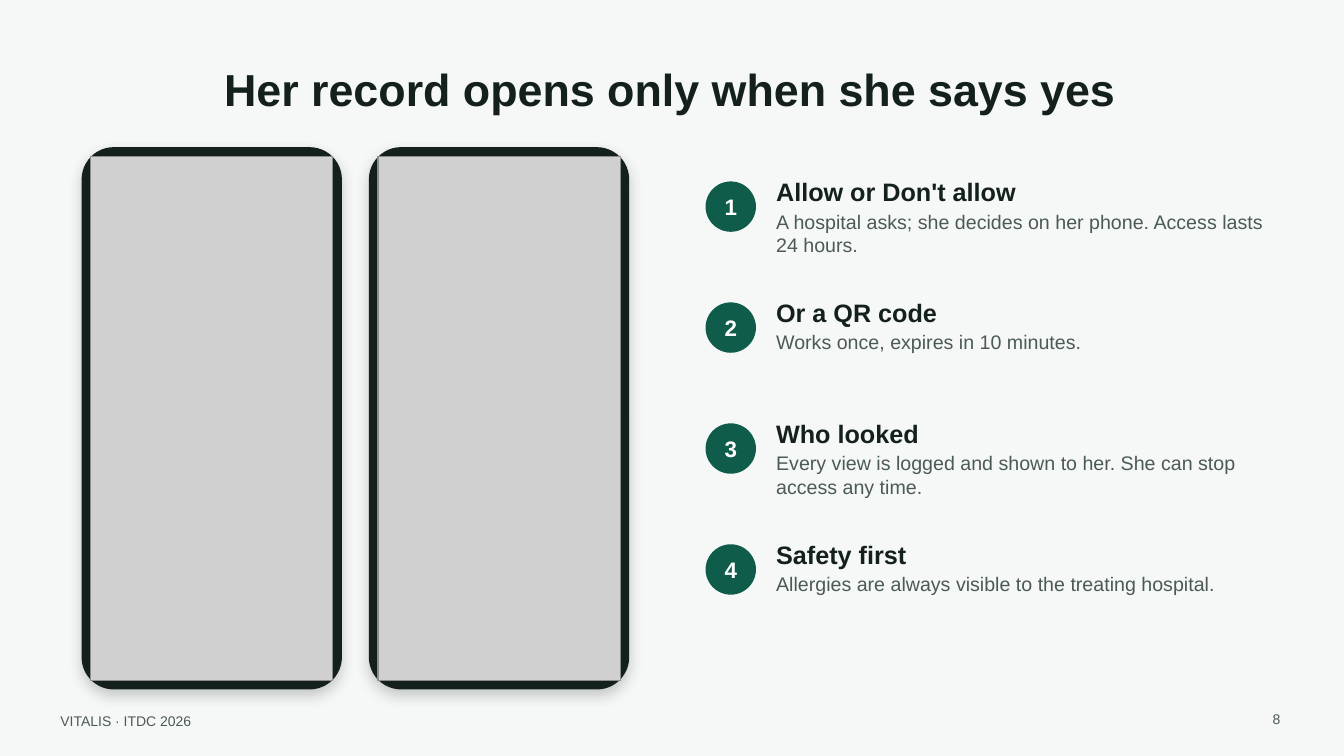
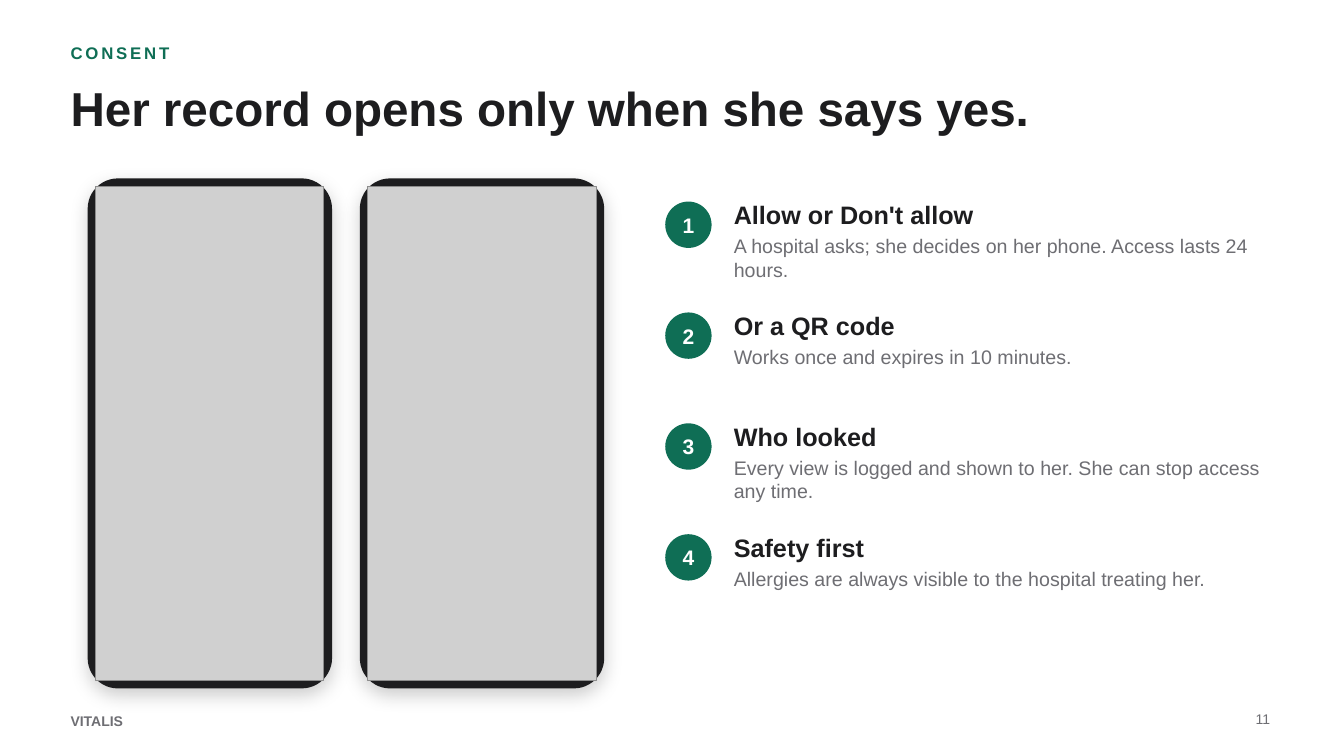
Before and after one commit to 0la-mide/vitalis, a slide deck: slide 11 of pitch/VITALIS-presentation.pptx (slide 8 before the commit). Drawn at 1344x756 pixels with LibreOffice and Linux fonts; fonts in the diff are those of the drawing; grey boxes stand for pictures. Boxes give left, top, right and bottom in pixels: in the first picture for what was removed or moved away, otherwise in the second. Text is boxed around its words. In the diff, an @@ line names an element or a change of style, - is before the commit and + after.

Commit message:
Pitch: new deck (app, people, access, availability, adoption, benefits), silent film prompt, teleprompter, NHIA one-pager
New screens for no signal, the hospital outbox, cost and coverage, the chemist's month and
patient-reported history.

```diff
--- a/pitch/VITALIS-presentation.pptx
+++ b/pitch/VITALIS-presentation.pptx
@@ background #F6F8F7 to #FFFFFF @@
@@ text added at [71, 47, 170, 59], 12 pt, text #0F6E55, bold @@
+CONSENT
@@ title "Her record opens only when ..." at [71, 91, 1028, 135]: vertical alignment middle to top @@
@@ title at [71, 91, 1028, 135]: text changed; size 32 to 34 pt; text colour #14201C to #1D1D1F @@
-Her record opens only when she says yes
+Her record opens only when she says yes.
@@ rounded rectangle: place and size @@
-rounded rectangle at [82, 147, 342, 690]
+rounded rectangle at [88, 178, 332, 689]
@@ rounded rectangle at [88, 178, 332, 689]: fill #14201C to #1D1D1F; shadow changed @@
@@ rounded rectangle at [360, 178, 604, 689]: fill #14201C to #1D1D1F; shadow changed @@
@@ rounded rectangle: place and size @@
-rounded rectangle at [369, 147, 629, 690]
+rounded rectangle at [360, 178, 604, 689]
@@ picture: place and size @@
-picture at [91, 156, 333, 681]
+picture at [96, 187, 324, 681]
@@ picture: place and size @@
-picture at [378, 156, 620, 681]
+picture at [368, 187, 596, 681]
@@ size 16 to 15 pt in 4 elements at [683, 439, 695, 455], [683, 329, 695, 344], [683, 550, 695, 565], [683, 218, 695, 233] @@
@@ text "1": place and size @@
-text "1" at [725, 199, 737, 215]
+text "1" at [683, 218, 695, 233]
@@ fill #0F5C4A to #0F6E55 in 4 elements at [665, 423, 712, 470], [665, 313, 712, 359], [665, 534, 712, 581], [665, 202, 712, 248] @@
@@ ellipse: place and size @@
-ellipse at [706, 181, 756, 232]
+ellipse at [665, 202, 712, 248]
@@ text "Allow or Don't allow": place and size @@
-text "Allow or Don't allow" at [776, 182, 1262, 252]
+text "Allow or Don't allow" at [734, 205, 1248, 277]
@@ text "Allow or Don't allow" at [734, 205, 1248, 277]: text colour #14201C to #1D1D1F in "Allow or Don't allow"; text colour #4B5A55 to #6E6E73 in "A hospital asks; she decides on her ..."; more space between paragraphs @@
@@ text "2": place and size @@
-text "2" at [725, 320, 737, 336]
+text "2" at [683, 329, 695, 344]
@@ ellipse: place and size @@
-ellipse at [706, 302, 756, 353]
+ellipse at [665, 313, 712, 359]
@@ text at [734, 316, 895, 340]: text colour #14201C to #1D1D1F in "Or a QR code"; more space between paragraphs @@
@@ text "Or a QR code": place and size @@
-text "Or a QR code" at [776, 303, 1081, 353]
+text "Or a QR code" at [734, 316, 1071, 368]
@@ text at [734, 350, 1071, 368]: text changed; text colour #4B5A55 to #6E6E73 @@
-Works once, expires in 10 minutes.
+Works once and expires in 10 minutes.
@@ text "3": place and size @@
-text "3" at [725, 441, 737, 458]
+text "3" at [683, 439, 695, 455]
@@ ellipse: place and size @@
-ellipse at [706, 423, 756, 474]
+ellipse at [665, 423, 712, 470]
@@ text "Who looked": place and size @@
-text "Who looked" at [776, 424, 1235, 498]
+text "Who looked" at [734, 427, 1259, 502]
@@ text "Who looked" at [734, 427, 1259, 502]: text colour #14201C to #1D1D1F in "Who looked"; text colour #4B5A55 to #6E6E73 in "Every view is logged and shown to ..."; more space between paragraphs @@
@@ text "4": place and size @@
-text "4" at [725, 562, 737, 578]
+text "4" at [683, 550, 695, 565]
@@ ellipse: place and size @@
-ellipse at [706, 544, 756, 595]
+ellipse at [665, 534, 712, 581]
@@ text at [734, 538, 864, 563]: text colour #14201C to #1D1D1F in "Safety first"; more space between paragraphs @@
@@ text "Safety first": place and size @@
-text "Safety first" at [776, 545, 1214, 595]
+text "Safety first" at [734, 538, 1205, 590]
@@ text at [734, 572, 1205, 590]: text changed; text colour #4B5A55 to #6E6E73 @@
-Allergies are always visible to the treating hospital.
+Allergies are always visible to the hospital treating her.
@@ text at [71, 716, 123, 726]: text changed; text colour #4B5A55 to #6E6E73; bold on @@
-VITALIS · ITDC 2026
+VITALIS
@@ page number added at [1256, 714, 1270, 724], 10 pt, text #6E6E73 @@
+11
@@ page number removed at [1273, 714, 1281, 724] @@
-8
```
Also in this commit, not shown: 5 other slides changed, 18 slides added, 6 slides removed, 22 other files.
